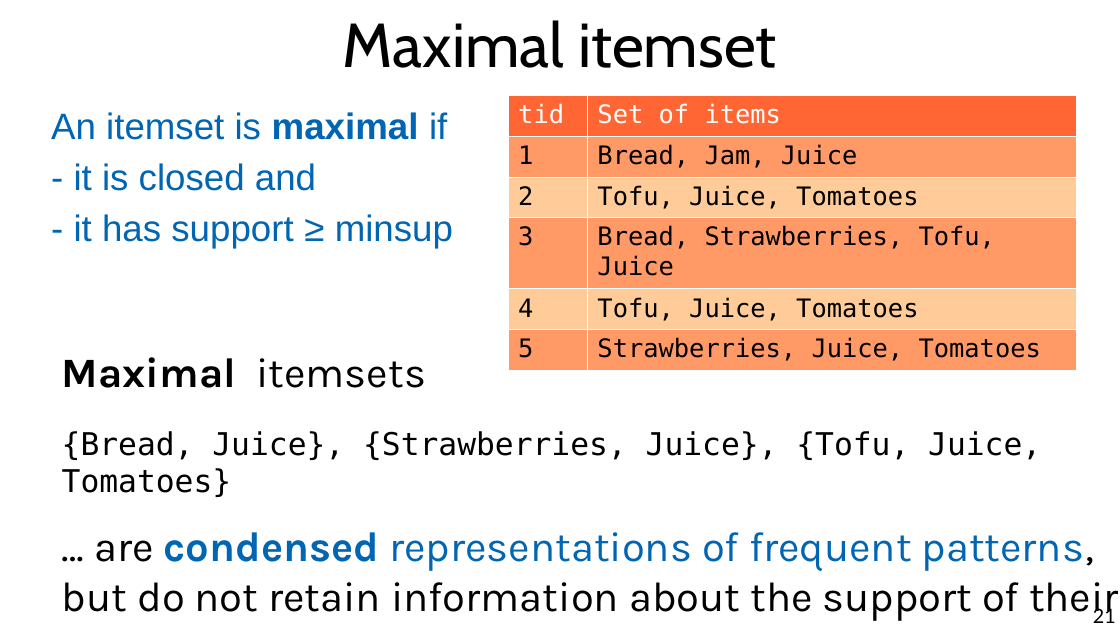
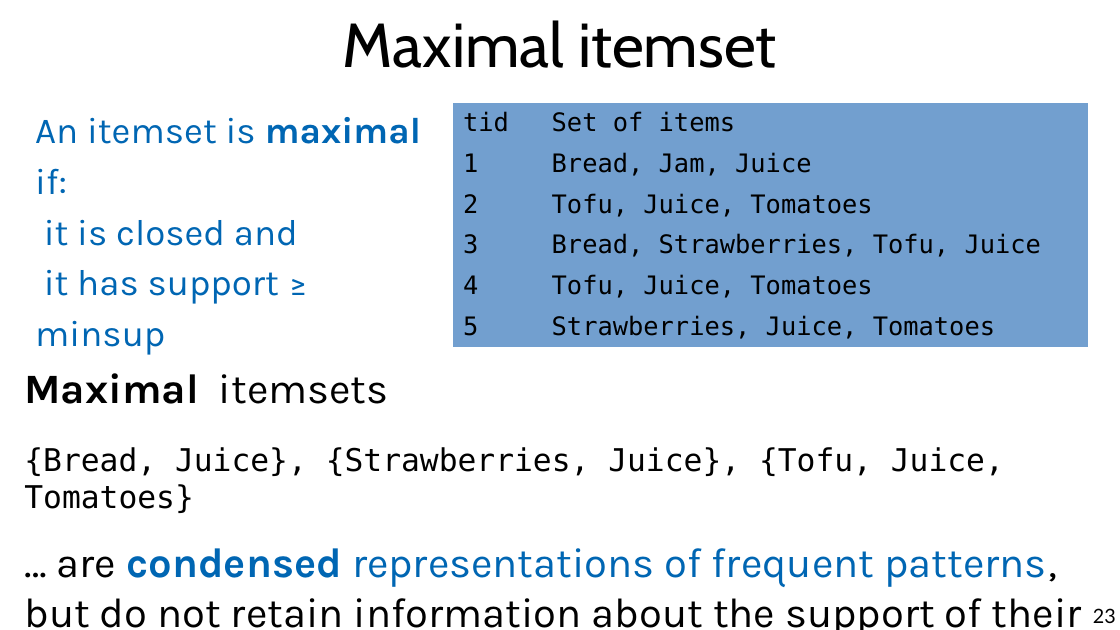
Before and after one commit to marco-calautti/data-mining-course, a slide deck: slide 23 of theory/odp/tt11_itemsets.odp (slide 21 before the commit). Drawn at 1120x630 pixels with LibreOffice and Linux fonts; fonts in the diff are those of the drawing. Boxes give left, top, right and bottom in pixels: in the first picture for what was removed or moved away, otherwise in the second. Text is boxed around its words. In the diff, an @@ line names an element or a change of style, - is before the commit and + after.

```diff
--- a/theory/odp/tt11_itemsets.odp
+++ b/theory/odp/tt11_itemsets.odp
@@ text at box(35, 117, 421, 304): text changed; font Arial to Karla @@
-An itemset is maximal if
-- it is closed and
-- it has support ≥ minsup
+An itemset is maximal if:
+it is closed and
+it has support ≥ minsup
@@ table at box(453, 104, 1088, 344) @@
@@ fill #FF6633 to #729FCF in row 1 @@
@@ fill #FF9966 to #729FCF in 6 cells @@
@@ fill #FFCC99 to #729FCF in 4 cells @@
@@ text colour #FFFFFF to #000000 in "tid", "Set of items" @@
@@ borders changed @@
@@ table: place and size @@
-table at box(508, 96, 1076, 365)
+table at box(453, 104, 1088, 344)
@@ text "Maximal itemsets" rewrapped from box(62, 357, 1119, 621) to box(24, 373, 1082, 630) @@
@@ page number at box(1093, 608, 1116, 623): text changed @@
-21
+23
```
Also in this commit, not shown: 17 other slides changed, 3 slides added, 2 other files.
